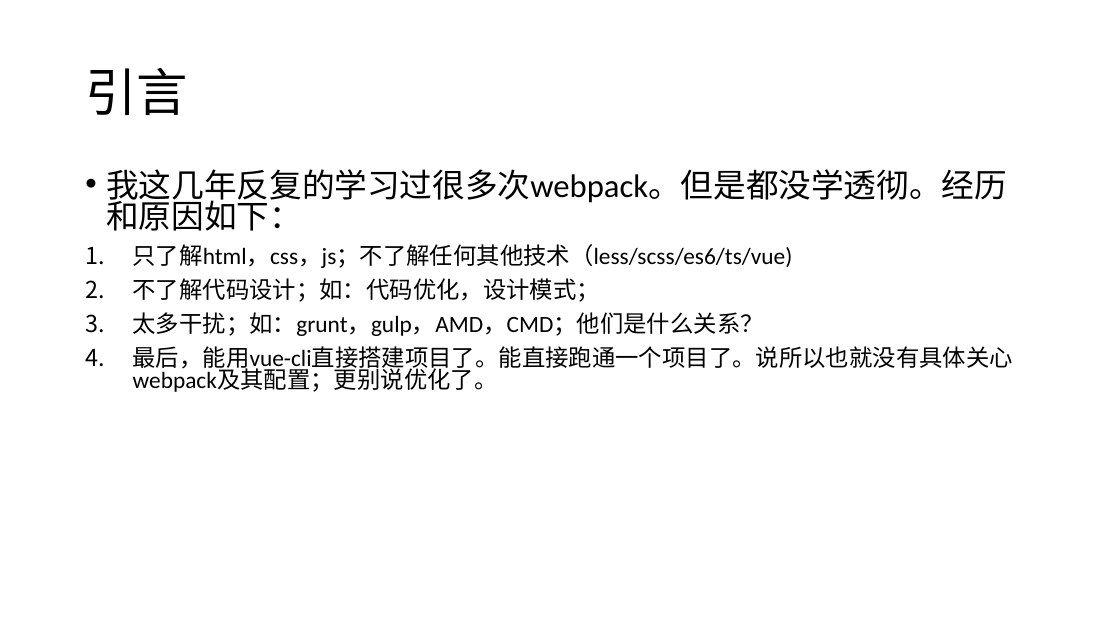
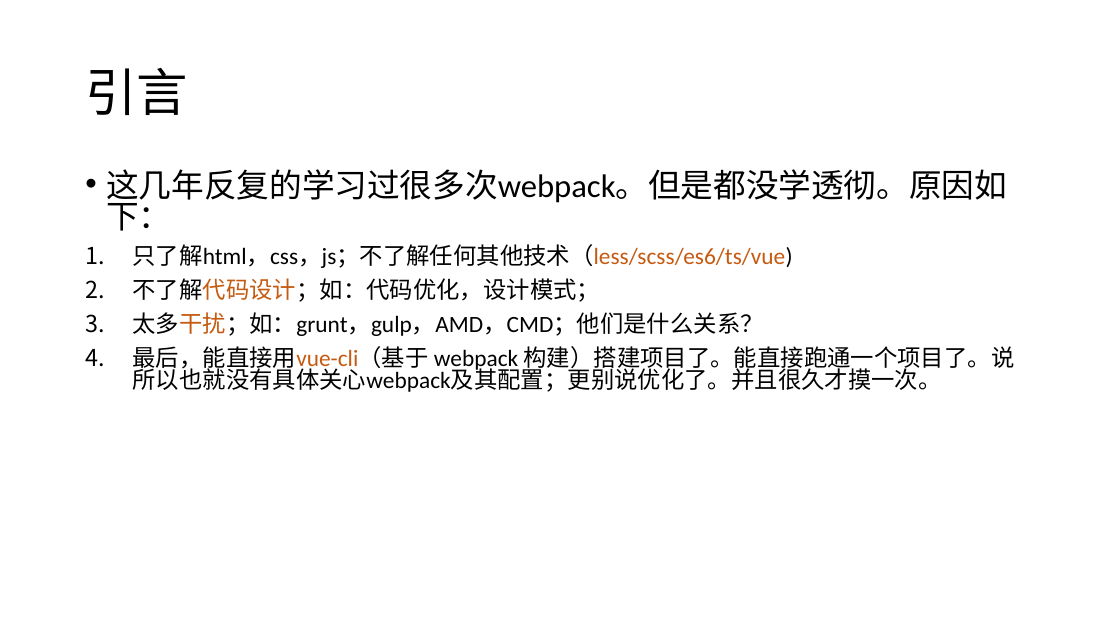
Before and after one commit to Cohen-Wang/workbench, a slide deck: slide 2 of cloud/webpack-ppt/培训 - webpack.pptx. Drawn at 1120x630 pixels with LibreOffice and Linux fonts; fonts in the diff are those of the drawing. Boxes give left, top, right and bottom in pixels: in the first picture for what was removed or moved away, otherwise in the second. Text is boxed around its words. In the diff, an @@ line names an element or a change of style, - is before the commit and + after.

```diff
--- a/cloud/webpack-ppt/培训 - webpack.pptx
+++ b/cloud/webpack-ppt/培训 - webpack.pptx
@@ text at <box>106,169,1007,231</box>: text changed @@
-• 我这几年反复的学习过很多次webpack。但是都没学透彻。经历和原因如下：
+• 这几年反复的学习过很多次webpack。但是都没学透彻。原因如下：
@@ text at <box>133,244,793,336</box>: text colour #000000 to #C55A11 in "只了解html，css，js；不了解任何其他技术（less/scss/es6/ts/vue)", "不了解代码设计；如：代码优化，设计模式；", "太多干扰；如：grunt，gulp，AMD，CMD；他们是什么关系？" @@
@@ text at <box>133,346,1015,392</box>: text changed @@
-4. 最后，能用vue-cli直接搭建项目了。能直接跑通一个项目了。说所以也就没有具体关心webpack及其配置；更别说优化了。
+4. 最后，能直接用vue-cli（基于 webpack 构建）搭建项目了。能直接跑通一个项目了。说所以也就没有具体关心webpack及其配置；更别说优化了。并且很久才摸一次。
```
Also in this commit, not shown: 18 other slides changed, 3 slides added, 9 other files.
